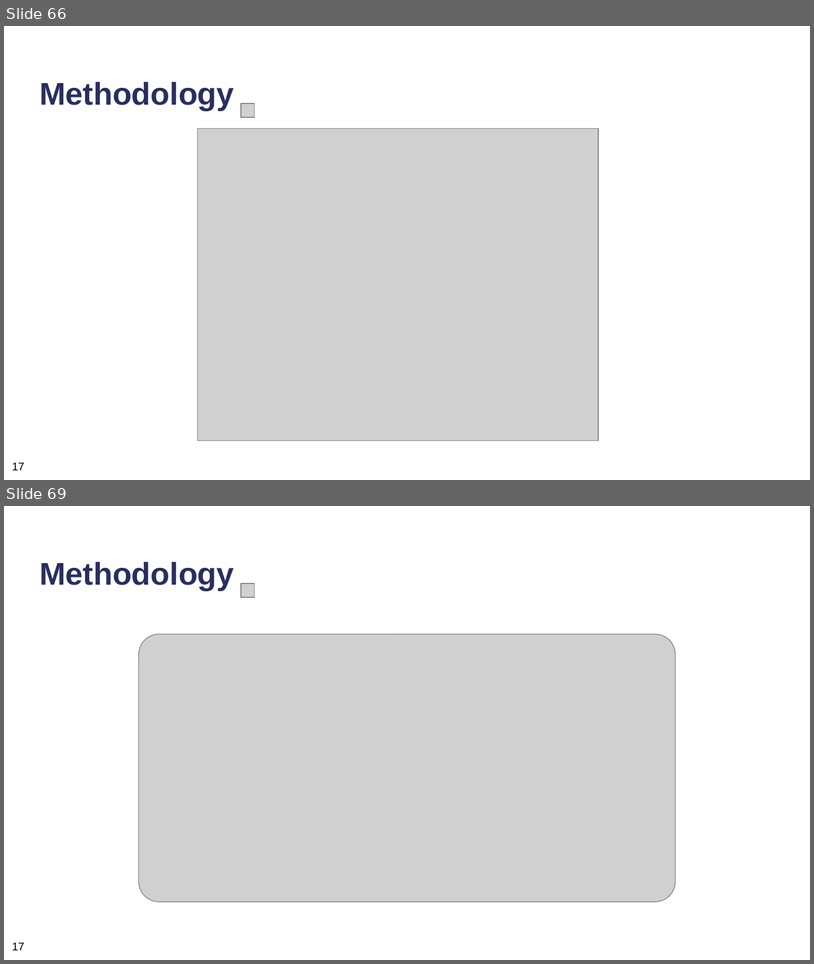
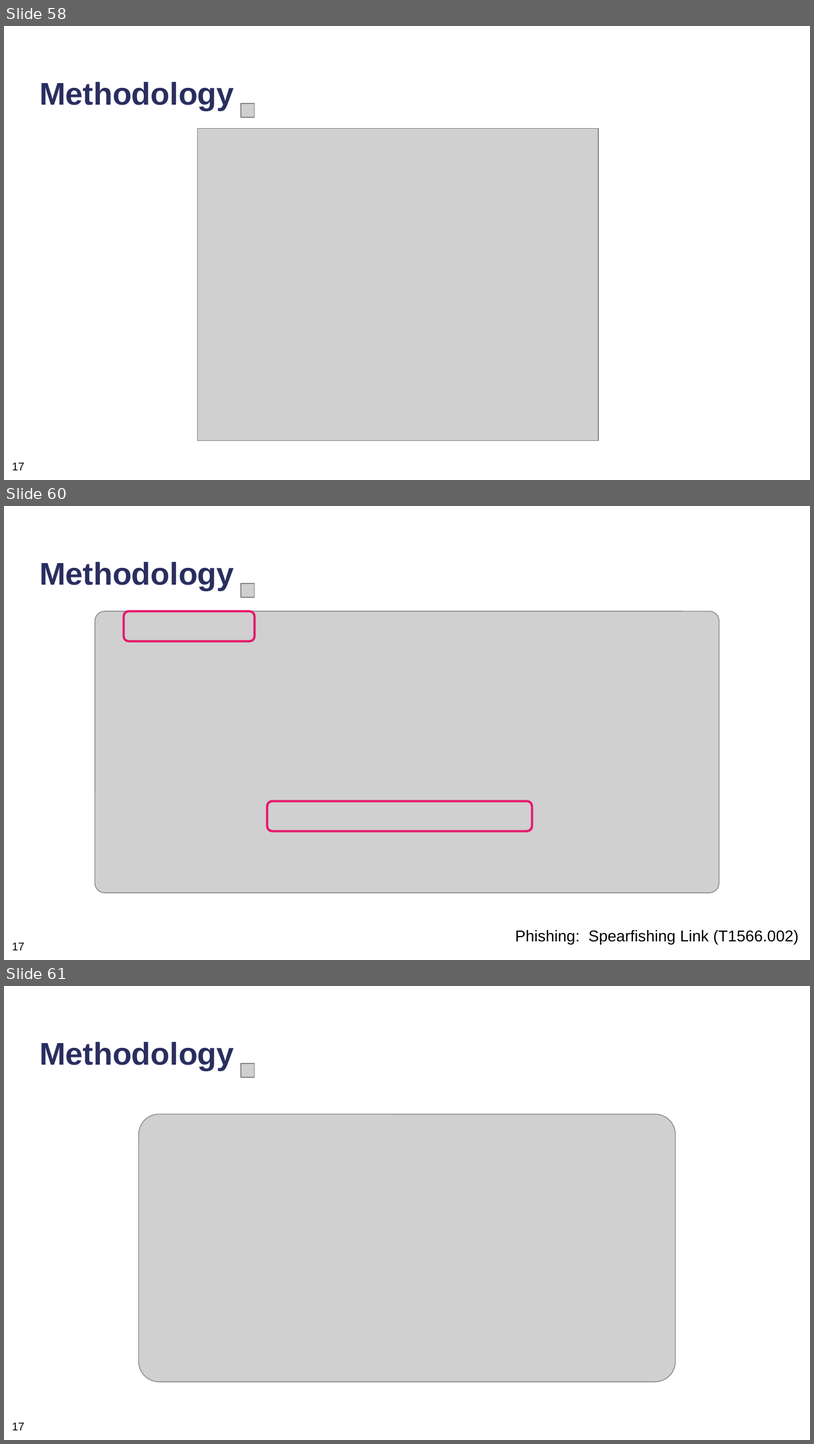
Before and after one commit to neubert-simon/auv-final-report, a slide deck: Final Presentation/ICS_Praesentationsfolien.pptx. Shown one above the other, each under a label of ours: slides 66 and 69 before the commit, slides 58, 60 and 61 after it; the slides between them are not shown. The pictures are 814x964 and 814x1444 pixels, drawn with LibreOffice and Linux fonts; fonts in the diff are those of the drawing; grey boxes stand for pictures. Boxes give left, top, right and bottom in pixels: in the first picture for what was removed or moved away, otherwise in the second. Text is boxed around its words. In the diff, an @@ line names an element or a change of style, - is before the commit and + after.

```diff
--- a/Final Presentation/ICS_Praesentationsfolien.pptx
+++ b/Final Presentation/ICS_Praesentationsfolien.pptx
@@ slide 60 added at (4,506,810,960), background #FFFFFF @@
@@ title added at (39,562,234,591), 28 pt, text #292E60, bold @@
+Methodology
@@ picture added at (241,583,255,597) @@
@@ picture added at (95,611,719,892) @@
@@ rounded rectangle added at (123,611,254,640), outline #E6196C 2 pt @@
@@ rounded rectangle added at (267,801,532,831), outline #E6196C 2 pt @@
@@ text added at (515,930,800,944), 14 pt, text #000000 @@
+Phishing: Spearfishing Link (T1566.002)
@@ text added at (12,942,24,950), 10 pt, text #000000 @@
+17
@@ what was slide 66 is now slide 58 @@
@@ what was slide 69 is now slide 61 @@
```
Also in this commit, not shown: 13 slides changed, 4 other slides added, 10 slides removed.
